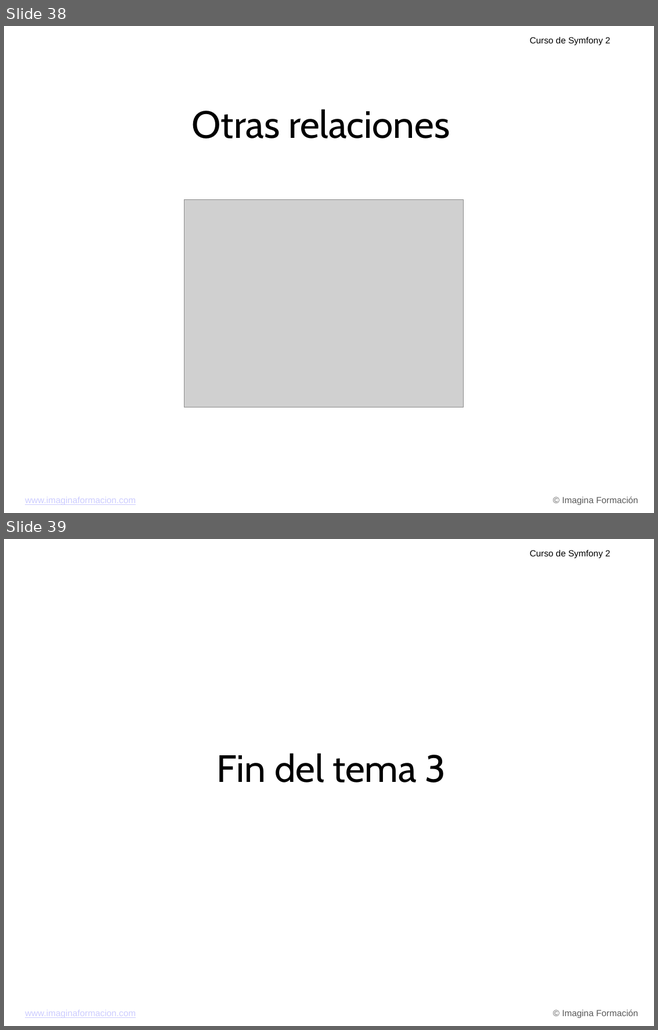
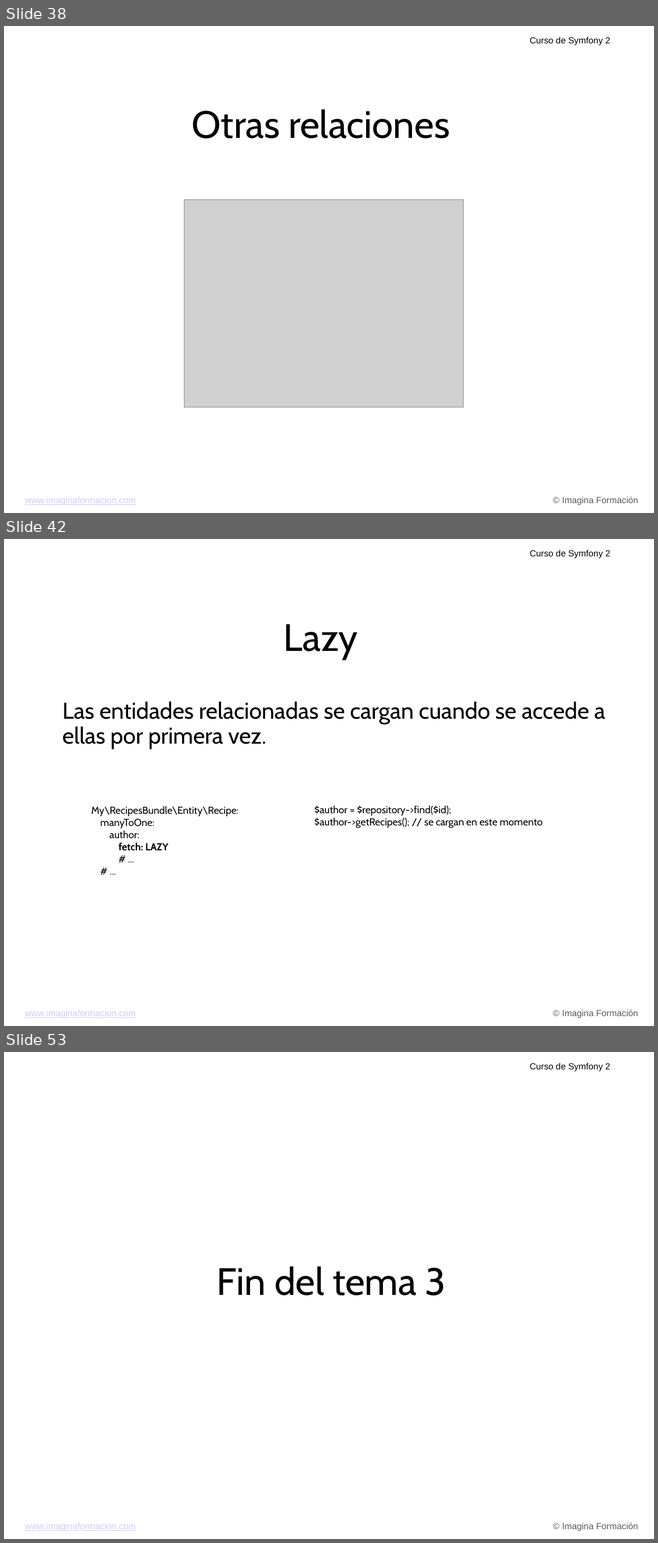
Before and after one commit to carlescliment/curso-symfony2, a slide deck: compiled/ppt/Tema 3.ppt. Shown one above the other, each under a label of ours: slides 38 and 39 before the commit, slides 38, 42 and 53 after it; the slides between them are not shown. The pictures are 658x1030 and 658x1543 pixels, drawn with LibreOffice and Linux fonts; fonts in the diff are those of the drawing; grey boxes stand for pictures; background and template pictures are left out. Boxes give left, top, right and bottom in pixels: in the first picture for what was removed or moved away, otherwise in the second. Text is boxed around its words. In the diff, an @@ line names an element or a change of style, - is before the commit and + after.

```diff
--- a/compiled/ppt/Tema 3.ppt
+++ b/compiled/ppt/Tema 3.ppt
@@ slide 42 added at (x1=4, y1=539, x2=654, y2=1026), background picture (left out); not listed: 3 template elements that a slide beside it also shows @@
@@ text added at (x1=284, y1=624, x2=358, y2=660), 60 pt, text #000000 @@
+Lazy
@@ text added at (x1=63, y1=701, x2=605, y2=749), 36 pt, text #000000 @@
+Las entidades relacionadas se cargan cuando se accede a ellas por primera vez.
@@ text added at (x1=91, y1=806, x2=238, y2=851), 16 pt, text #000000 @@
+My\RecipesBundle\Entity\Recipe:
+manyToOne:
+author:
+fetch: LAZY
+# ...
+# ...
@@ text added at (x1=314, y1=806, x2=542, y2=828), 16 pt, text #000000 @@
+$author = $repository->find($id);
+$author->getRecipes(); // se cargan en este momento
@@ what was slide 39 is now slide 53 @@
```
Also in this commit, not shown: 13 other slides added.
